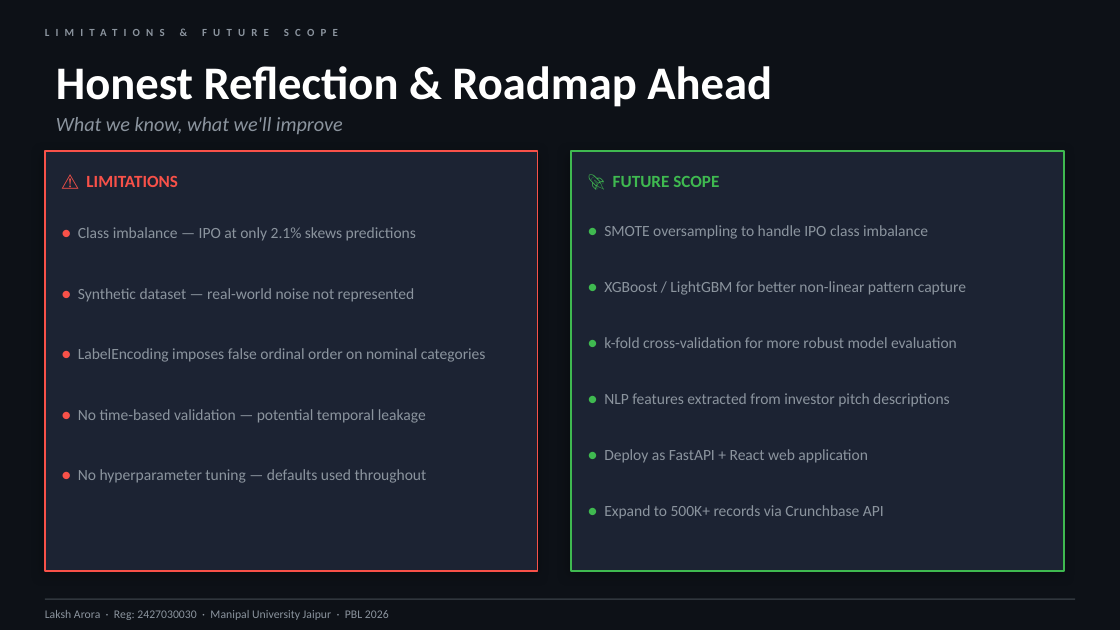
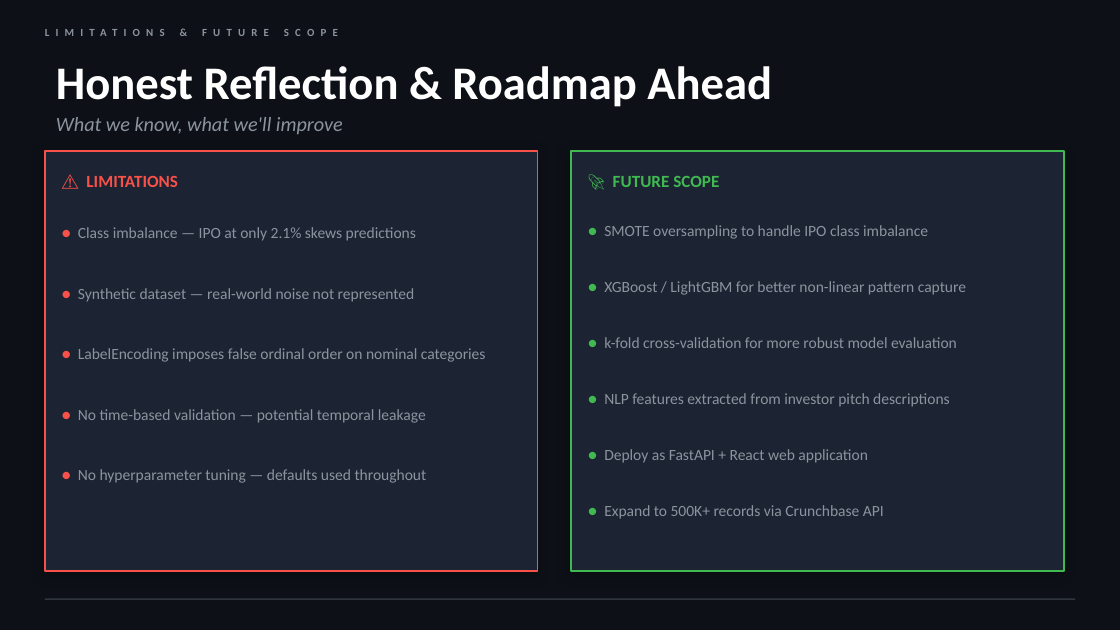
Before and after one commit to laksh753/ai-analyst-for-startup-valuation, a slide deck: slide 9 of startup_success_prediction.pptx. Drawn at 1120x630 pixels with LibreOffice and Linux fonts; fonts in the diff are those of the drawing. Boxes give left, top, right and bottom in pixels: in the first picture for what was removed or moved away, otherwise in the second. Text is boxed around its words. In the diff, an @@ line names an element or a change of style, - is before the commit and + after.

```diff
--- a/startup_success_prediction.pptx
+++ b/startup_success_prediction.pptx
@@ text removed at box(45, 610, 389, 620) @@
-Laksh Arora · Reg: 2427030030 · Manipal University Jaipur · PBL 2026
```
Also in this commit, not shown: 9 other slides changed.
